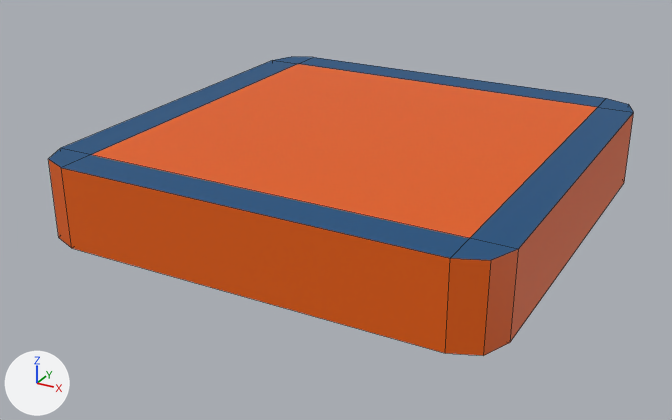
A saved change to the FBX model Assets/LevelAssets/plattform.fbx.
Before and after are seen from a 50 mm lens placed at (1.8, -3.51, 1.51), pointed at (-0.07, -0.13, -0.18). Lighting does not change. The marker at lower left points along +X, +Y and +Z. Mesh edges are drawn as thin lines.
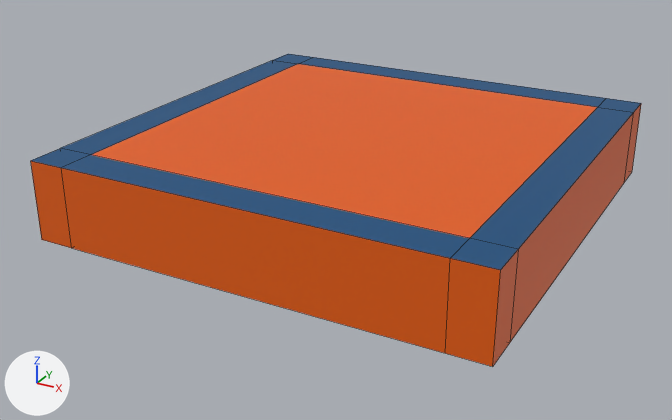
Commit message: Remove gaps between plattform tiles

Changed parts and their boxes (x1, y1, x2, y2) in the pictures (672 x 420 px; the box of a moved part takes in the faces that stretch with it):
'Cube', reshaped, turned: before (48, 57, 634, 356); after (31, 54, 641, 367)
part 1 of me_cube_001, moved or reshaped: before (48, 148, 89, 247); after (274, 54, 313, 64)
part 2 of me_cube_001, moved or reshaped: before (275, 57, 313, 64); after (598, 98, 641, 182)
part 3 of me_cube_001, moved or reshaped: before (445, 239, 518, 356); after (31, 148, 89, 248)
part 4 of me_cube_001, moved or reshaped: before (598, 98, 633, 112); after (445, 239, 518, 367)

What the commit changed:
me_cube_001 has 32 vertices, 30 faces and spans x -100.0..100.0, y -18.0..18.0, z -100.0..100.0.
me_cube_001 is used by ob_cube; location (0.0, 0.0, 0.0); rotation (1.571, 0.0, 1.571), in degrees (90, 0, 90); scale (0.01, 0.01, 0.01).
Part 1, on me_cube_001:
Vertex 14 of me_cube_001 moves from (-95.0, -18.0, -95.0) at pixel (58, 237) to (-100.0, -18.0, -100.0).
Vertex 17 of me_cube_001 moves from (-95.0, 18.0, -95.0) at pixel (48, 158) to (-100.0, 18.0, -100.0) at pixel (288, 53).
Part 2, on me_cube_001:
Vertex 18 of me_cube_001 moves from (95.0, -18.0, -95.0) to (100.0, -18.0, -100.0) at pixel (632, 171).
Vertex 20 of me_cube_001 moves from (95.0, 18.0, -95.0) at pixel (291, 56) to (100.0, 18.0, -100.0) at pixel (641, 103).
Part 3, on me_cube_001:
Vertex 23 of me_cube_001 moves from (-95.0, -18.0, 95.0) at pixel (483, 355) to (-100.0, -18.0, 100.0) at pixel (41, 239).
Vertex 25 of me_cube_001 moves from (-95.0, 18.0, 95.0) at pixel (491, 260) to (-100.0, 18.0, 100.0) at pixel (30, 160).
Part 4, on me_cube_001:
Vertex 28 of me_cube_001 moves from (95.0, -18.0, 95.0) to (100.0, -18.0, 100.0) at pixel (492, 366).
Vertex 31 of me_cube_001 moves from (95.0, 18.0, 95.0) at pixel (628, 104) to (100.0, 18.0, 100.0) at pixel (500, 269).
Object 'Cube' (ob_cube) turns from (90, 0, 90) to (90, 0, 0) degrees about x, y and z.
